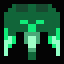
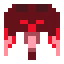
Layers edited between the first and the second (64, 64) image:
hid "Background" over (x1=0, y1=0, x2=64, y2=64)
